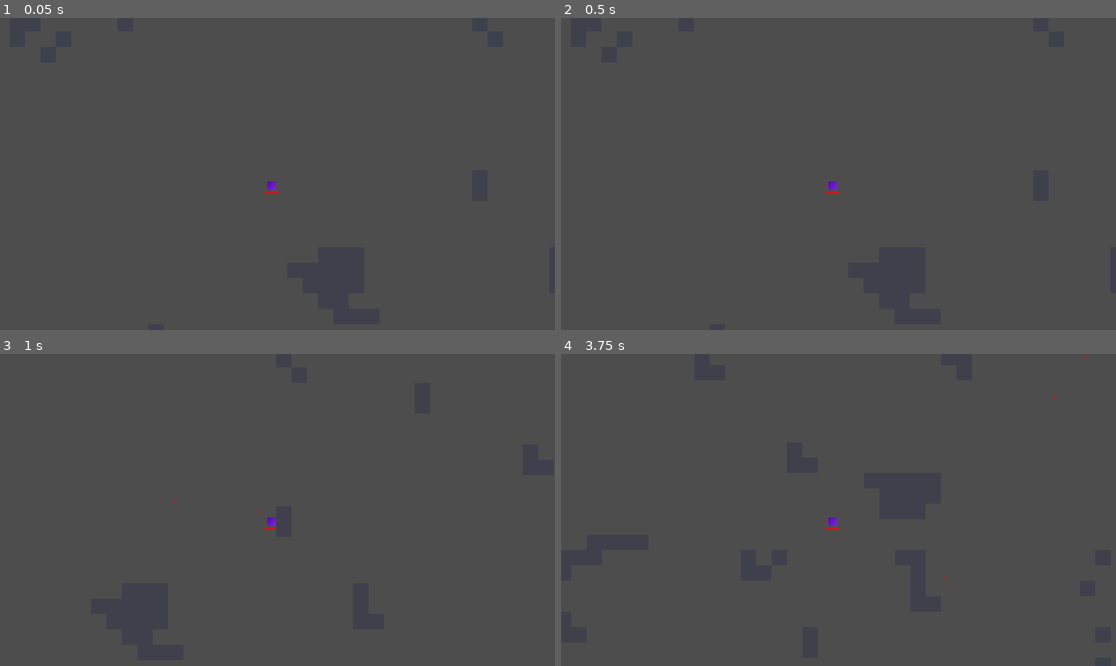
Above: before the commit, frames 1-4 (two rows, left to right).
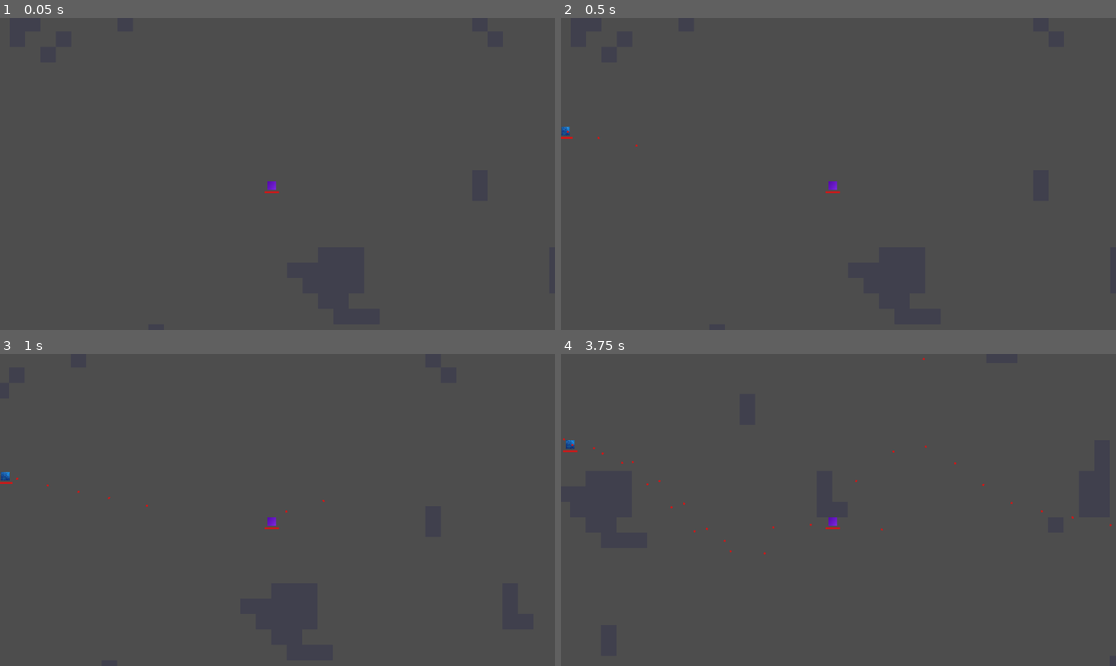
Above: after the commit, the same moments.

Repository: M-E-7/mob-fighter
Game: Godot game, scene res://Levels/LevelPrototype/basic_level.tscn
Two runs of this game, one before a commit and one after it. Both use one fixed random seed, a clock stepped at 60 frames per second and the inputs below.
Inputs (mouse positions are in pixels of both pictures, inside the frame that each line leads up to):
- Up to frame 1 (0.05 s): no input
- Up to frame 2 (0.5 s): no input
- Up to frame 3 (1 s): move the mouse to (399, 494) at 0.52 s; press the mouse at (399, 494) at 0.53 s; hold Right (ui_right) from 0.53 s (still down)
- Up to frame 4 (3.75 s): move the mouse to (727, 525) at 1.27 s; release Right (ui_right) at 1.28 s; release the mouse at (727, 525) at 1.28 s; hold Down (ui_down) 1.28-2.03 s; click (727, 525) at 1.35 s; move the mouse to (894, 441) at 2.02 s; press the mouse at (894, 441) at 2.03 s; hold Right (ui_right) 2.03-2.78 s; move the mouse to (810, 572) at 2.77 s; release the mouse at (810, 572) at 2.78 s; hold Up (ui_up) 2.78-3.53 s; click (810, 572) at 2.85 s; move the mouse to (1005, 556) at 3.52 s; press the mouse at (1005, 556) at 3.53 s; hold Left (ui_left) from 3.53 s (still down)

Frame 1 is identical in both runs. In frame 2, less than 0.1% of the frame differs, in the area x 0-14%, y 34-42%; in frame 3, less than 0.1%; in frame 4, 0.2%, in the area x 0-100%, y 0-73%.

Commit message:
Added enemy spawning component

Diff:
--- /dev/null
+++ b/Components/EnemySpawnerComponent.tscn
@@ -0,0 +1,6 @@
+[gd_scene format=3]
+
+[ext_resource type="Script" path="res://Components/Scripts/enemy_spawner_component.gd" id="1_esp"]
+
+[node name="EnemySpawnerComponent" type="Node"]
+script = ExtResource("1_esp")
--- /dev/null
+++ b/Components/Scripts/enemy_spawner_component.gd
@@ -0,0 +1,79 @@
+extends Node
+class_name EnemySpawnerComponent
+
+@export var enemy_scene: PackedScene
+
+@export_group("Spawn Settings")
+@export var spawn_interval: float = 2.0
+@export var max_enemies: int = 20
+
+var _proc_gen: ProcGenLevelComponent
+var _arena_bounds: Vector2
+var _spawn_timer: float = 0.0
+var _active: bool = false
+
+
+func start(proc_gen: ProcGenLevelComponent) -> void:
+	_proc_gen = proc_gen
+	_arena_bounds = Vector2(
+		proc_gen.arena_width * proc_gen.cell_size,
+		proc_gen.arena_height * proc_gen.cell_size
+	)
+	_active = true
+
+
+func _process(delta: float) -> void:
+	if not _active:
+		return
+
+	if get_tree().get_nodes_in_group("enemy").size() >= max_enemies:
+		return
+
+	_spawn_timer -= delta
+	if _spawn_timer <= 0.0:
+		_spawn_timer = spawn_interval
+		_spawn_enemy()
+
+
+func _spawn_enemy() -> void:
+	if not enemy_scene:
+		return
+
+	var enemy: Node2D = enemy_scene.instantiate()
+	get_parent().add_child(enemy)
+	enemy.global_position = _get_spawn_position()
+
+
+func _get_spawn_position() -> Vector2:
+	var camera := get_viewport().get_camera_2d()
+	var inner_margin := float(_proc_gen.cell_size) * 1.5
+
+	if not camera:
+		return Vector2(
+			randf_range(inner_margin, _arena_bounds.x - inner_margin),
+			randf_range(inner_margin, _arena_bounds.y - inner_margin)
+		)
+
+	var viewport_size := get_viewport().get_visible_rect().size
+	var zoom := camera.zoom
+	# Half-extents of the visible world area, plus a small buffer so spawns are clearly off-screen
+	var half_w := (viewport_size.x / zoom.x) * 0.5 + float(_proc_gen.cell_size) * 2.0
+	var half_h := (viewport_size.y / zoom.y) * 0.5 + float(_proc_gen.cell_size) * 2.0
+	var cam_center := camera.get_screen_center_position()
+
+	var pos: Vector2
+	match randi() % 4:
+		0:  # top
+			pos = Vector2(randf_range(cam_center.x - half_w, cam_center.x + half_w), cam_center.y - half_h)
+		1:  # bottom
+			pos = Vector2(randf_range(cam_center.x - half_w, cam_center.x + half_w), cam_center.y + half_h)
+		2:  # left
+			pos = Vector2(cam_center.x - half_w, randf_range(cam_center.y - half_h, cam_center.y + half_h))
+		_:  # right
+			pos = Vector2(cam_center.x + half_w, randf_range(cam_center.y - half_h, cam_center.y + half_h))
+
+	# Clamp inside arena walls
+	pos.x = clamp(pos.x, inner_margin, _arena_bounds.x - inner_margin)
+	pos.y = clamp(pos.y, inner_margin, _arena_bounds.y - inner_margin)
+
+	return pos
--- a/Levels/LevelPrototype/basic_level.gd
+++ b/Levels/LevelPrototype/basic_level.gd
@@ -2,6 +2,7 @@
 
 @onready var _proc_gen: ProcGenLevelComponent = $ProcGenLevelComponent
 @onready var _player: Node2D = $Player
+@onready var _spawner: EnemySpawnerComponent = $EnemySpawnerComponent
 
 
 func _ready() -> void:
@@ -10,3 +11,4 @@
 
 func _on_level_generated(spawn_pos: Vector2) -> void:
 	_player.global_position = spawn_pos
+	_spawner.start(_proc_gen)
--- a/Levels/LevelPrototype/basic_level.tscn
+++ b/Levels/LevelPrototype/basic_level.tscn
@@ -4,23 +4,23 @@
 [ext_resource type="PackedScene" uid="uid://cib5unlpojl15" path="res://Entities/Player/player.tscn" id="1_tcqy8"]
 [ext_resource type="PackedScene" uid="uid://cfq18x28fbfcm" path="res://Entities/BasicEnemy/enemy.tscn" id="2_i5jxq"]
 [ext_resource type="PackedScene" uid="uid://cc48q27hmbdds" path="res://Components/ProcGenLevelComponent.tscn" id="3_i5jxq"]
+[ext_resource type="PackedScene" path="res://Components/EnemySpawnerComponent.tscn" id="4_esp"]
 
 [node name="BasicLevel" type="Node2D" unique_id=1745901464]
 script = ExtResource("0_level")
 
 [node name="Player" parent="." unique_id=1517977448 instance=ExtResource("1_tcqy8")]
 position = Vector2(445, 392)
-max_speed = 2000.0
-acceleration = 10000.0
+max_speed = 400.0
 
 [node name="Camera2D" type="Camera2D" parent="Player" unique_id=1348273924]
 position = Vector2(12, -24)
-
-[node name="Enemy" parent="." unique_id=1691853550 instance=ExtResource("2_i5jxq")]
-position = Vector2(79, 80)
 
 [node name="ProcGenLevelComponent" parent="." unique_id=1797113652 instance=ExtResource("3_i5jxq")]
 arena_width = 1000
 arena_height = 1000
 
+[node name="EnemySpawnerComponent" parent="." unique_id=1767096871 instance=ExtResource("4_esp")]
+enemy_scene = ExtResource("2_i5jxq")
+
 [editable path="ProcGenLevelComponent"]
Not shown, added: Components/Scripts/enemy_spawner_component.gd.uid
